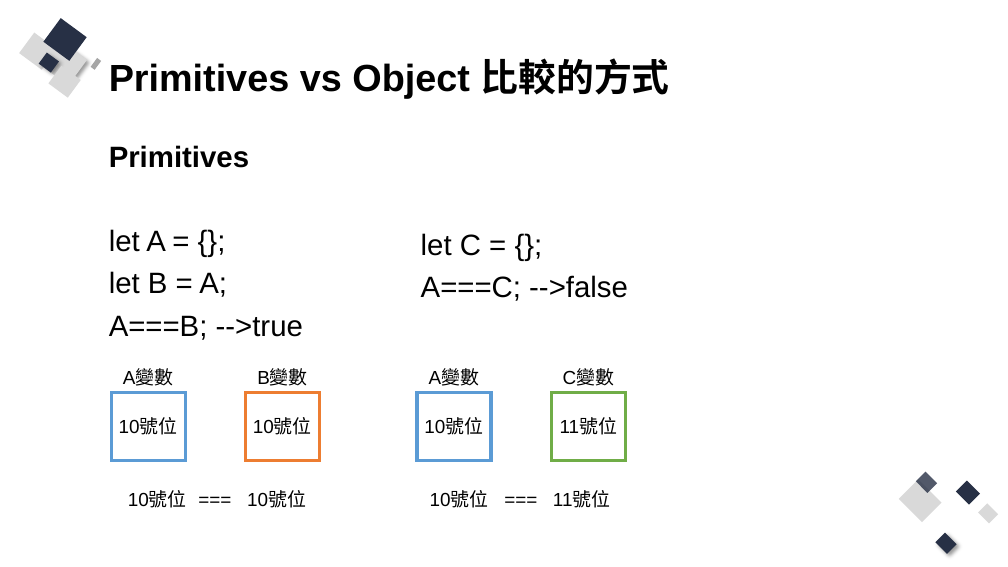
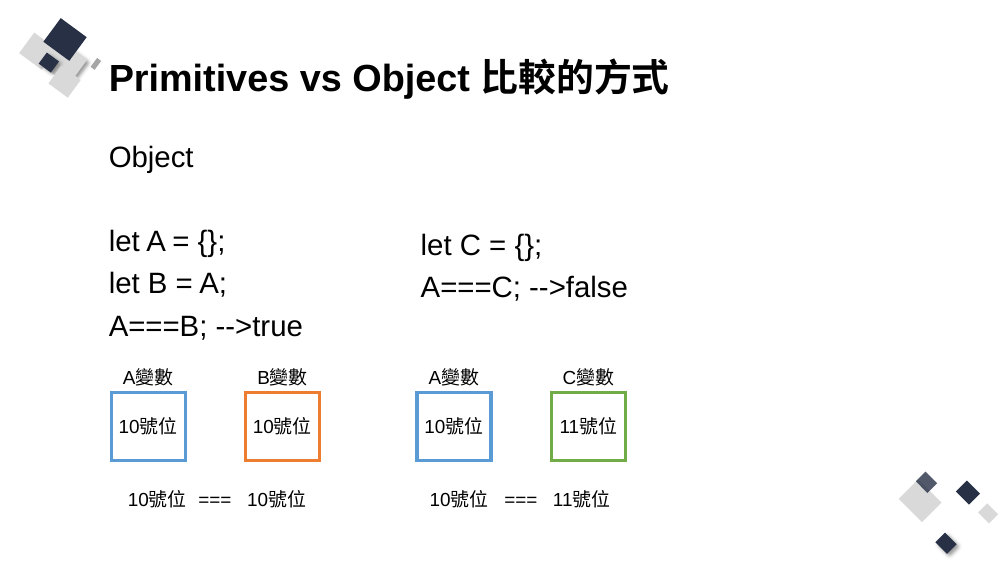
Before and after one commit to Q81JIAXIONG/-, a slide deck: slide 14 of 投影片/6.實作-帳號註冊、登入網頁前端防呆與提示.pptx. Drawn at 1008x567 pixels with LibreOffice and Linux fonts; fonts in the diff are those of the drawing. Boxes give left, top, right and bottom in pixels: in the first picture for what was removed or moved away, otherwise in the second. Text is boxed around its words. In the diff, an @@ line names an element or a change of style, - is before the commit and + after.

```diff
--- a/投影片/6.實作-帳號註冊、登入網頁前端防呆與提示.pptx
+++ b/投影片/6.實作-帳號註冊、登入網頁前端防呆與提示.pptx
@@ text at (109, 145, 194, 172): text changed; bold off @@
-Primitives
+Object
```
Also in this commit, not shown: 6 other slides changed, 7 slides added, 2 slides removed, 15 other files.
